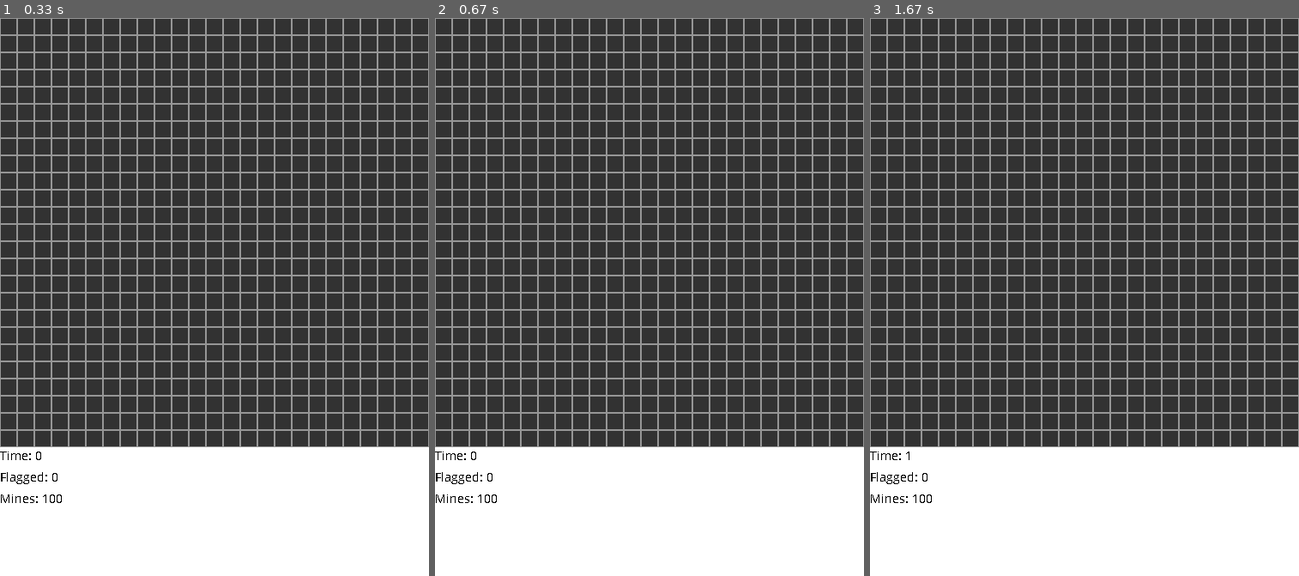
Above: before the commit, frames 1-3 (left to right).
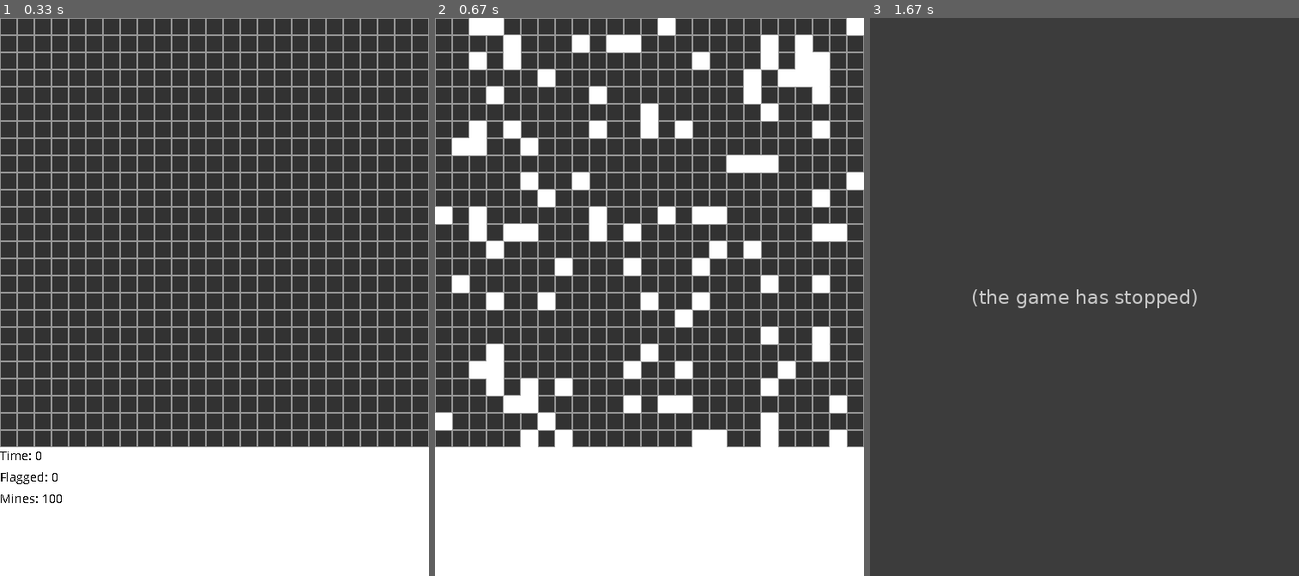
Above: after the commit, the same moments.

Repository: abstralexis/pygame-minesweeper
Game: pygame game, started from main.py
The game is run twice, just before and just after one commit, with the same random seed, the same clock (stepped at 60 frames per second) and the same inputs.
Inputs (mouse positions are in pixels of both pictures, inside the frame that each line leads up to):
- Up to frame 1 (0.33 s): no input
- Up to frame 2 (0.67 s): click (649, 297) at 0.42 s
- Up to frame 3 (1.67 s): no input

Frame 1 is identical in both runs. In frame 2, 12% of the frame differs, in the area x 0-100%, y 0-87%; in frame 3, 38%, in the area x 0-100%, y 0-100%.
After the commit the program exited at 1.42 s; later frames show no game.

Commit message:
Remove testing lines

Diff:
--- a/main.py
+++ b/main.py
@@ -202,9 +202,9 @@
                             print(mine)
                             pygame.draw.rect(WIN, WHITE, mine)
                         pygame.display.flip()
-                        # pygame.time.wait(1000)          # Wait 1s
-                        # pygame.quit()
-                        # sys.exit()
+                        pygame.time.wait(1000)          # Wait 1s
+                        pygame.quit()
+                        sys.exit()
                     else:
                         click_rect = mouse_grid_rect    # Abstraction
                         if click_rect not in numbered:
